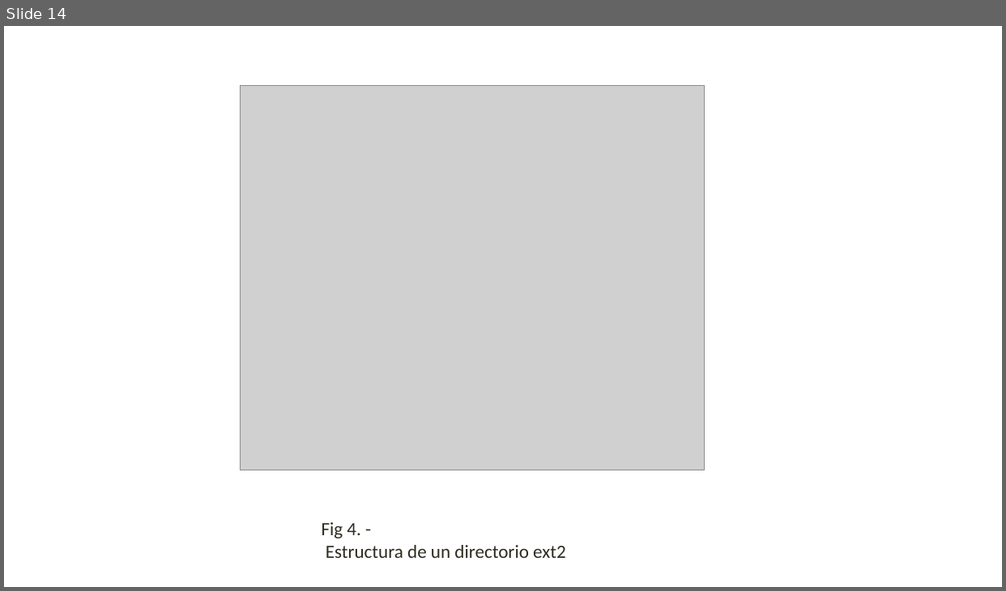
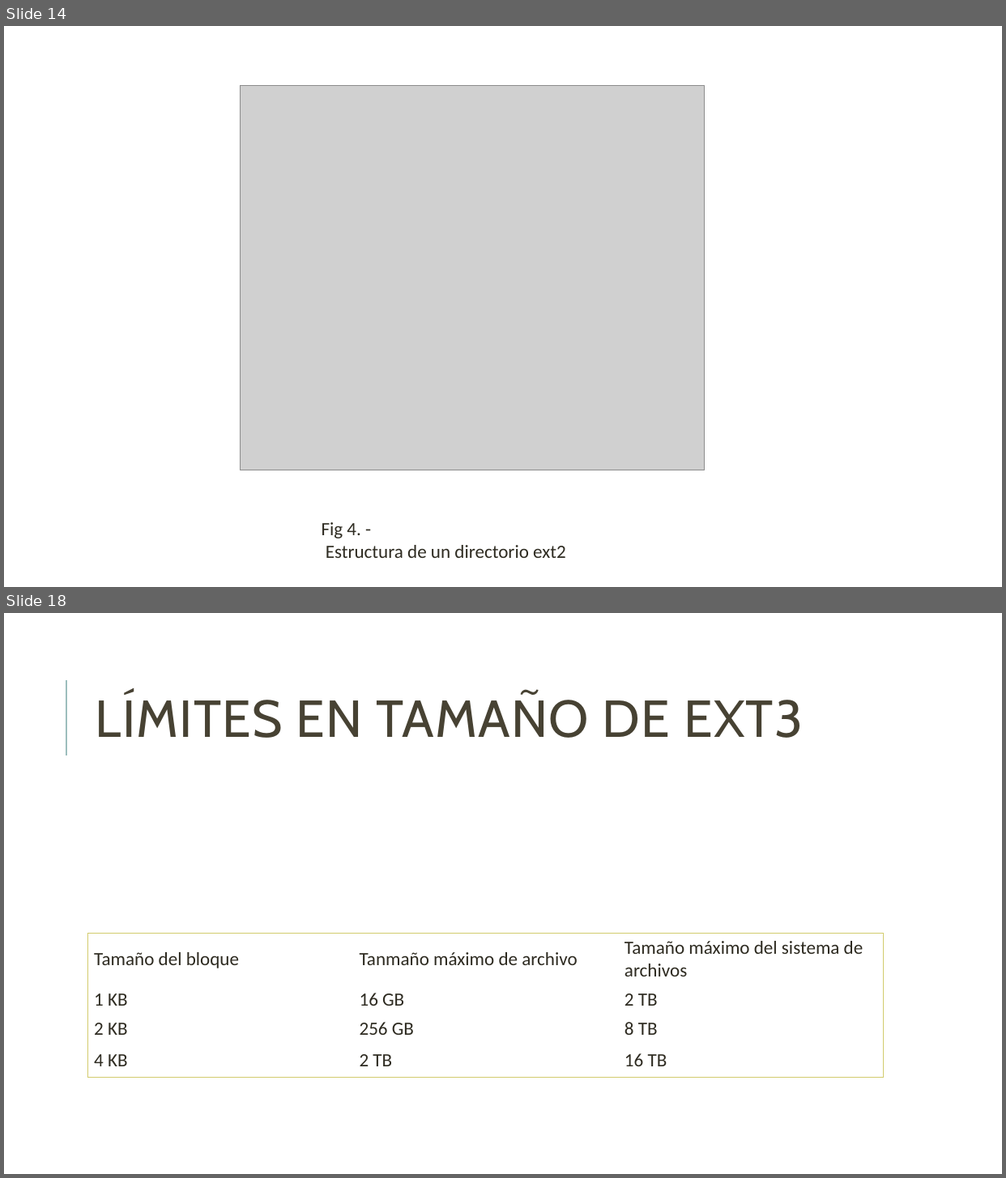
Before and after one commit to unamfi/sistop-2020-1, a slide deck: exposiciones/GonzálezAndrés/Extended.pptx. Shown one above the other, each under a label of ours: slide 14 before the commit, slides 14 and 18 after it; the slides between them are not shown. The pictures are 1006x591 and 1006x1178 pixels, drawn with LibreOffice and Linux fonts; fonts in the diff are those of the drawing; grey boxes stand for pictures. Boxes give left, top, right and bottom in pixels: in the first picture for what was removed or moved away, otherwise in the second. Text is boxed around its words. In the diff, an @@ line names an element or a change of style, - is before the commit and + after.

```diff
--- a/exposiciones/GonzálezAndrés/Extended.pptx
+++ b/exposiciones/GonzálezAndrés/Extended.pptx
@@ slide 18 added at bbox=[4, 613, 1002, 1174], background #FFFFFF @@
@@ line added from (66, 756) to (66, 680), #9CBEBD 1.5 pt @@
@@ title added at bbox=[96, 692, 803, 738], 50 pt, text #474233 @@
+LÍMITES EN TAMAÑO DE EXT3
@@ table added at bbox=[88, 934, 883, 1076], 4 rows, 3 columns @@
+Tamaño del bloque | Tanmaño máximo de archivo | Tamaño máximo del sistema de archivos
+1 KB | 16 GB | 2 TB
+2 KB | 256 GB | 8 TB
+4 KB | 2 TB | 16 TB
```
Also in this commit, not shown: 2 slides changed, 5 other slides added.
